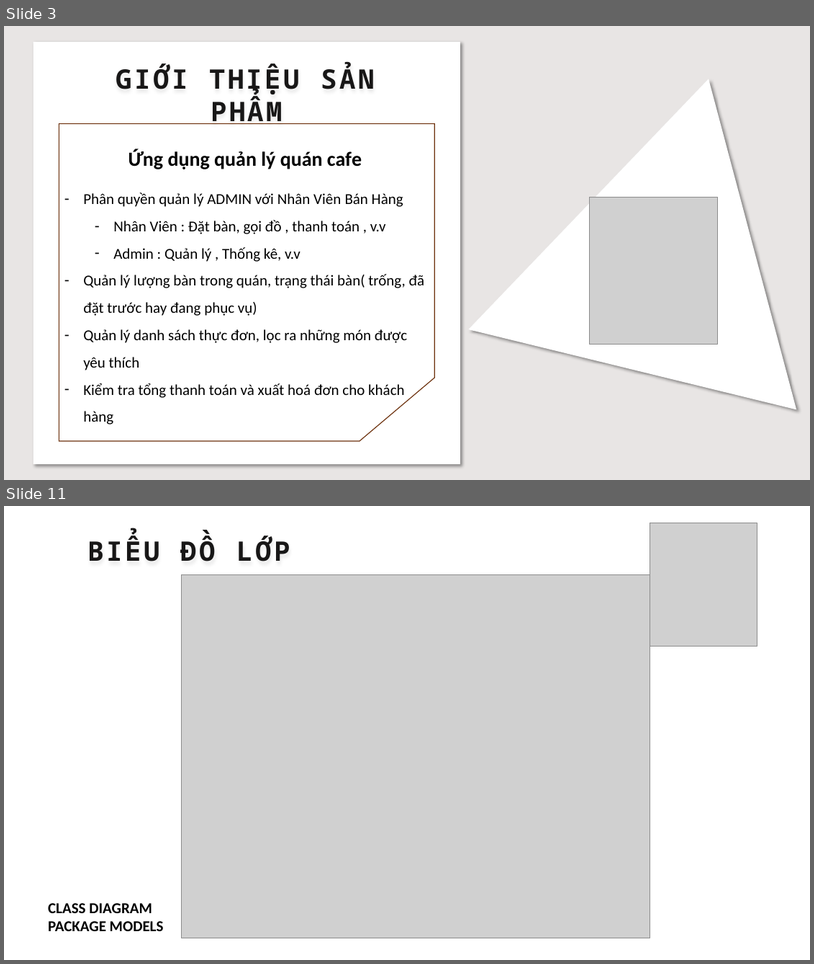
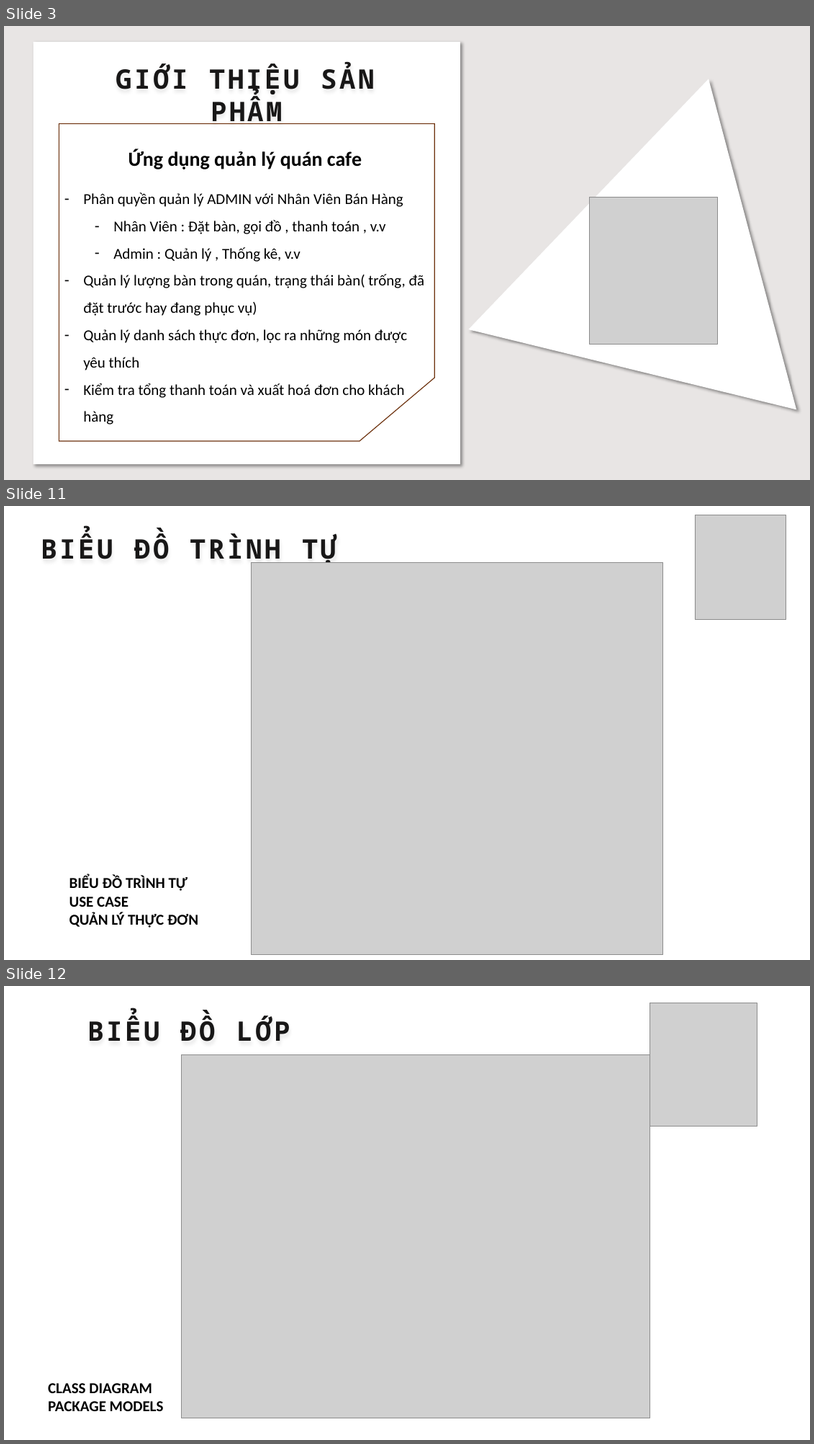
Before and after one commit to thanhhff/Cafe-Manager, a slide deck: report/FinalReport.pptx. Shown one above the other, each under a label of ours: slides 3 and 11 before the commit, slides 3, 11 and 12 after it; the slides between them are not shown. The pictures are 814x964 and 814x1444 pixels, drawn with LibreOffice and Linux fonts; fonts in the diff are those of the drawing; grey boxes stand for pictures. Boxes give left, top, right and bottom in pixels: in the first picture for what was removed or moved away, otherwise in the second. Text is boxed around its words. In the diff, an @@ line names an element or a change of style, - is before the commit and + after.

```diff
--- a/report/FinalReport.pptx
+++ b/report/FinalReport.pptx
@@ slide 11 added at (x1=4, y1=506, x2=810, y2=960), background #FFFFFF @@
@@ picture added at (x1=695, y1=515, x2=787, y2=620) @@
@@ text added at (x1=41, y1=534, x2=337, y2=566), 32 pt, text #181717, bold @@
+BIỂU ĐỒ TRÌNH TỰ
@@ picture added at (x1=252, y1=562, x2=664, y2=955) @@
@@ text added at (x1=70, y1=875, x2=198, y2=927), 18 pt, text #000000, bold @@
+BIỂU ĐỒ TRÌNH TỰ
+USE CASE
+QUẢN LÝ THỰC ĐƠN
@@ what was slide 11 is now slide 12 @@
```
Also in this commit, not shown: 11 slides changed.
